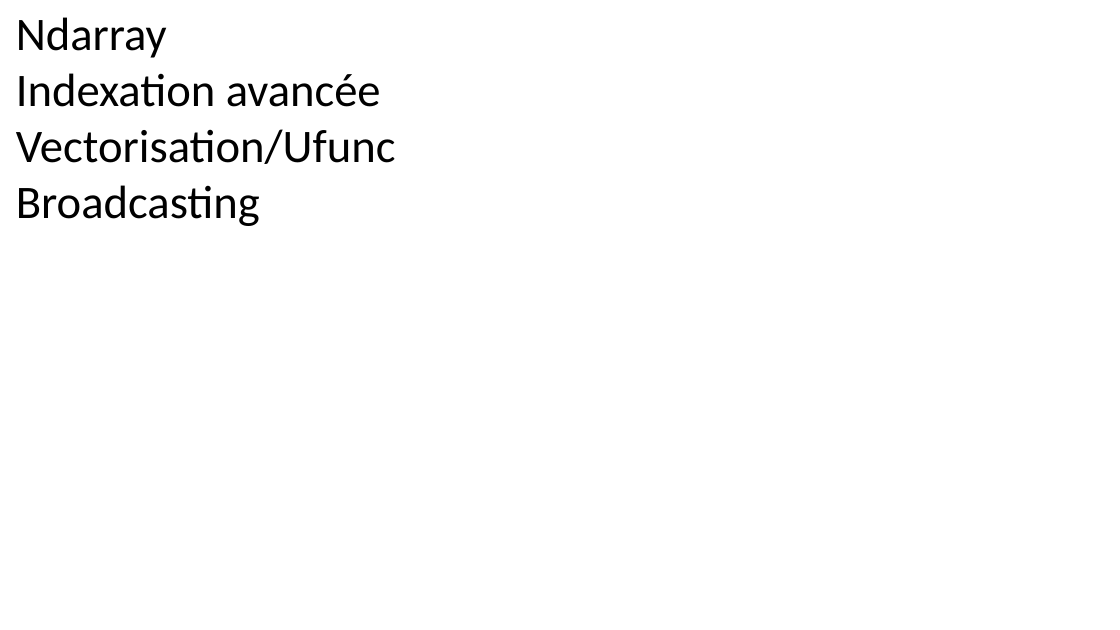
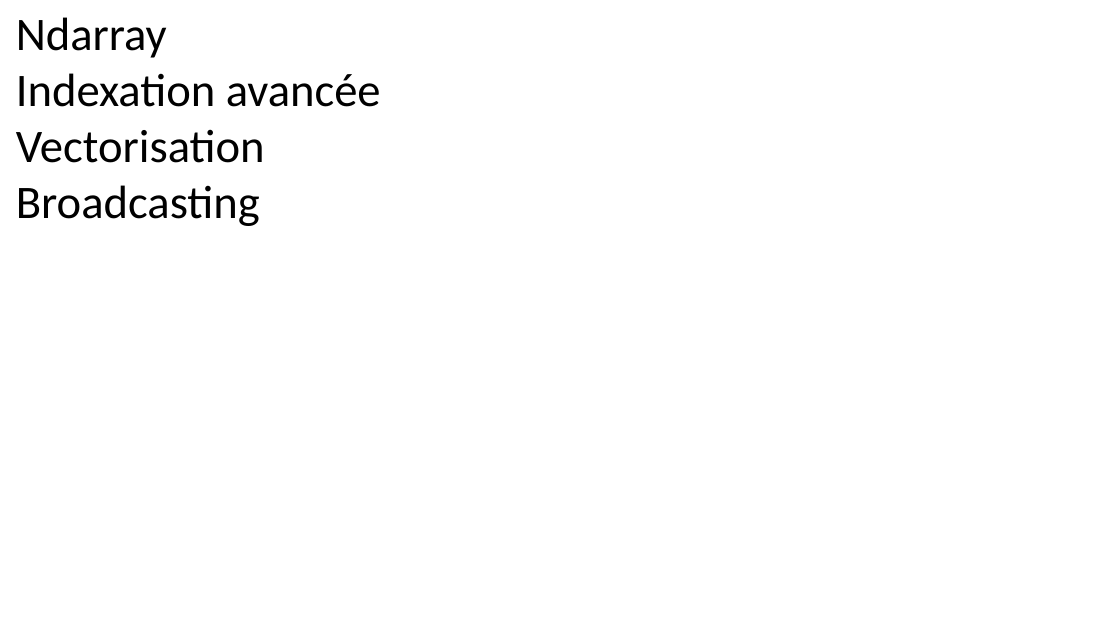
Before and after one commit to parmentelat/flotpython-archive, a slide deck: slide 1 of w7/w7-s2-av-slide1.pptx. Drawn at 1120x630 pixels with LibreOffice and Linux fonts; fonts in the diff are those of the drawing. Boxes give left, top, right and bottom in pixels: in the first picture for what was removed or moved away, otherwise in the second. Text is boxed around its words. In the diff, an @@ line names an element or a change of style, - is before the commit and + after.

```diff
--- a/w7/w7-s2-av-slide1.pptx
+++ b/w7/w7-s2-av-slide1.pptx
@@ text at <box>16,129,265,163</box>: text changed @@
-Vectorisation/Ufunc
+Vectorisation
```
Also in this commit, not shown: 6 other files.
